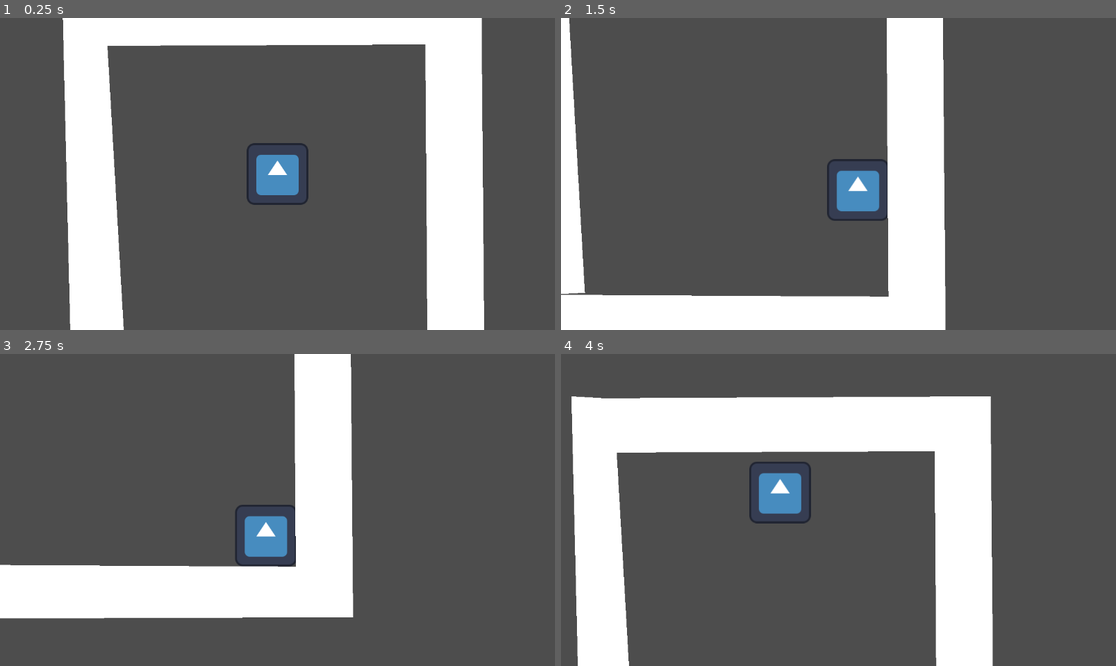
Above: before the commit, frames 1-4 (two rows, left to right).
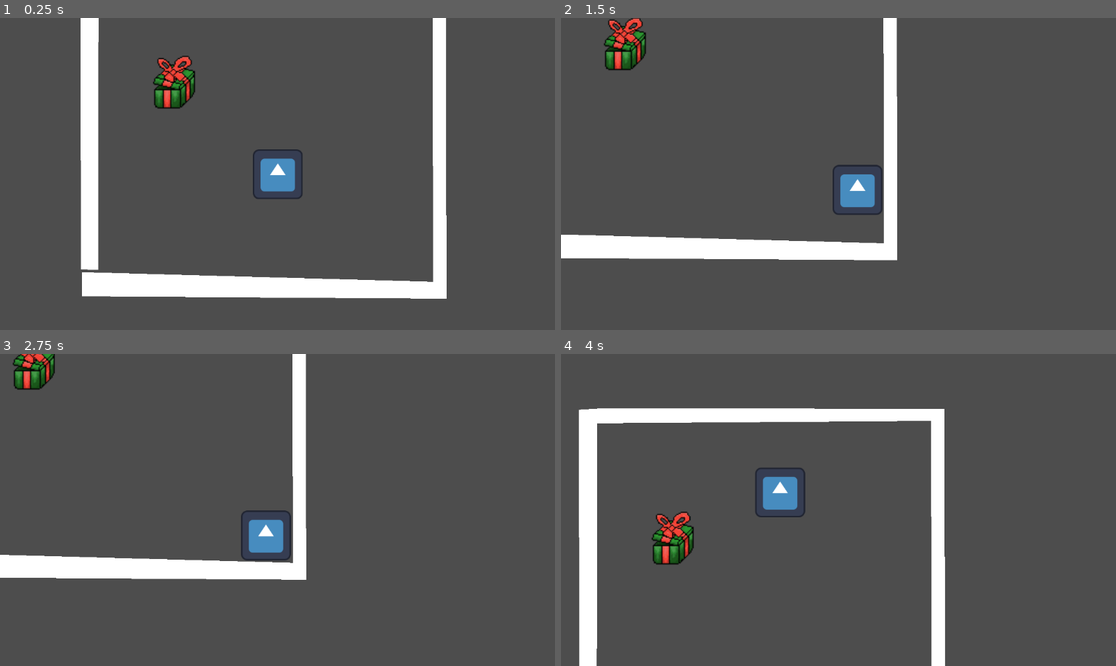
Above: after the commit, the same moments.

Repository: Creative0708/mcptjam2023prototype
Game: Godot game, scene res://scene.tscn
Same seed, same stepped clock (60 frames per second), same inputs: the game is played once before the commit and once after it. The engine's default icon, where the game draws it, is replaced by a stand-in: a white triangle on a blue panel in a dark square.
Inputs (mouse positions are in pixels of both pictures, inside the frame that each line leads up to):
- Up to frame 1 (0.25 s): no input
- Up to frame 2 (1.5 s): move the mouse to (960, 158) at 0.52 s; hold D (right) 0.53-1.28 s; move the mouse to (727, 189) at 1.27 s; hold S (down) from 1.28 s (still down)
- Up to frame 3 (2.75 s): move the mouse to (333, 441) at 2.02 s; release S (down) at 2.03 s; hold D (right) from 2.03 s (still down)
- Up to frame 4 (4 s): move the mouse to (810, 572) at 2.77 s; release D (right) at 2.78 s; hold W (up) 2.78-3.53 s; move the mouse to (1005, 556) at 3.52 s; hold A (left) from 3.53 s (still down)

The runs differ from the first frame. In frame 1, 24% of the frame differs, in the area x 11-88%, y 0-100%; in frame 2, 24%; in frame 3, 17%; in frame 4, 22%.

Commit message:
added enemy sprites, code needs to be worked on

Diff:
--- /dev/null
+++ b/Enemy.gd
@@ -0,0 +1,39 @@
+extends Sprite2D
+@onready var player = $"../Player"
+var loop_num = 0
+var framesL
+var framesR
+var sprite
+# Called when the node enters the scene tree for the first time.
+func _ready():
+	framesL = [
+		load("res://present-1/pixil-frame-0.png"),
+		load("res://present-1/pixil-frame-1.png"),
+		load("res://present-1/pixil-frame-2.png"),
+		load("res://present-1/pixil-frame-3.png"),
+	]
+
+	framesR = [
+		load("res://present-2/pixil-frame-0.png"),
+		load("res://present-2/pixil-frame-1.png"),
+		load("res://present-2/pixil-frame-2.png"),
+		load("res://present-2/pixil-frame-3.png"),
+	]
+	sprite = Sprite2D.new()
+	sprite.visible = true
+	player.position.x = 10
+	player.position.y = 10
+
+
+# Called every frame. 'delta' is the elapsed time since the previous frame.
+func _process(delta):
+	sprite.texture = load("res://present-1/pixil-frame-0.png")
+
+	#loop_num += 1
+	#if loop_num > 12:
+#		loop_num = 0
+#	sprite.position = Vector2(move_toward(sprite.position.x, player.position.x, 500),move_toward(sprite.position.y, player.position.y, 500))
+#	if player.position.x > sprite.position.x:
+#		sprite.texture = framesR[floor(loop_num/4)]
+#	else:
+#		sprite.texture = framesL[floor(loop_num/4)]
--- /dev/null
+++ b/Test1.gd
@@ -0,0 +1,16 @@
+extends Sprite2D
+@onready var player = $"../Player"
+var sprite
+
+
+# Called when the node enters the scene tree for the first time.
+func _ready():
+	sprite = Sprite2D.new()
+	sprite.position.x = 5
+	sprite.position.y = 5
+
+
+# Called every frame. 'delta' is the elapsed time since the previous frame.
+func _process(delta):
+	sprite.position.x = move_toward(sprite.position.x, player.position.x, 500)
+	sprite.position.y = move_toward(sprite.position.y, player.position.y, 500)
--- a/scene.tscn
+++ b/scene.tscn
@@ -1,33 +1,51 @@
-[gd_scene load_steps=5 format=3 uid="uid://ctg02dhvcw6nm"]
+[gd_scene load_steps=8 format=3 uid="uid://ctg02dhvcw6nm"]
 
 [ext_resource type="Script" path="res://PlayerMove.gd" id="1_4qmlv"]
 [ext_resource type="Script" path="res://CameraFollow.gd" id="1_do3yg"]
 [ext_resource type="Texture2D" uid="uid://disxf14wupqph" path="res://icon.svg" id="2_qp8uv"]
+[ext_resource type="Script" path="res://Enemy.gd" id="4_qdcl6"]
+[ext_resource type="Texture2D" uid="uid://t7no55a7khbh" path="res://present-1/pixil-frame-0.png" id="5_2i03n"]
+[ext_resource type="Script" path="res://Test1.gd" id="6_8xn8a"]
 
 [sub_resource type="RectangleShape2D" id="RectangleShape2D_rymyw"]
-size = Vector2(125, 127)
+size = Vector2(128.395, 127)
 
 [node name="Node2D" type="Node2D"]
+position = Vector2(-181, 8)
 
 [node name="Camera" type="Camera2D" parent="."]
 position = Vector2(-1.5, 0.5)
 script = ExtResource("1_do3yg")
 
 [node name="Player" type="CharacterBody2D" parent="."]
+scale = Vector2(0.81, 0.81)
 script = ExtResource("1_4qmlv")
 
 [node name="Icon" type="Sprite2D" parent="Player"]
 texture = ExtResource("2_qp8uv")
 
 [node name="CollisionShape2D" type="CollisionShape2D" parent="Player"]
-position = Vector2(-1.5, 0.5)
+position = Vector2(-1.23456, 0)
+scale = Vector2(1, 1)
 shape = SubResource("RectangleShape2D_rymyw")
 
 [node name="StaticBody2D" type="StaticBody2D" parent="."]
+scale = Vector2(0.545, 0.541)
 
 [node name="CollisionPolygon2D" type="CollisionPolygon2D" parent="StaticBody2D"]
-position = Vector2(-33, -11)
-polygon = PackedVector2Array(-346, -368, 456, -372, 463, 450, -398, 453, -396, 341, 344, 345, 340, -258, -320, -255, -286, 337, -397, 343, -414, -372)
+position = Vector2(-103, 32)
+polygon = PackedVector2Array(752, -871, 763, 459, -620, 459, -626, 368, 704, 393, 726, -817, -541, -808, -566, 346, -629, 351, -617, -540, -640, -857)
 
 [node name="Polygon2D" type="Polygon2D" parent="StaticBody2D/CollisionPolygon2D"]
-polygon = PackedVector2Array(-346, -368, 456, -372, 463, 450, -398, 453, -396, 341, 344, 345, 340, -258, -320, -255, -286, 337, -397, 343, -414, -372)
+position = Vector2(-181, 8)
+polygon = PackedVector2Array(-350, -874, 942, -871, 945, 456, -444, 447, -444, 354, 894, 391, 891, -825, -380, -816, -382, 346, -447, 343, -451, -868)
+
+[node name="Enemy" type="Sprite2D" parent="."]
+visible = false
+script = ExtResource("4_qdcl6")
+
+[node name="Pixil-frame-0" type="Sprite2D" parent="."]
+position = Vector2(-204.25, -171.25)
+scale = Vector2(2.22656, 2.22656)
+texture = ExtResource("5_2i03n")
+script = ExtResource("6_8xn8a")
Binary file added: present-1/pixil-frame-0.png
Not shown, added: present-1/pixil-frame-0.png.import
Binary file added: present-1/pixil-frame-1.png
Not shown, added: present-1/pixil-frame-1.png.import
Binary file added: present-1/pixil-frame-2.png
Not shown, added: present-1/pixil-frame-2.png.import
Binary file added: present-1/pixil-frame-3.png
Not shown, added: present-1/pixil-frame-3.png.import
Binary file added: present-2/pixil-frame-0.png
Not shown, added: present-2/pixil-frame-0.png.import
Binary file added: present-2/pixil-frame-1.png
Not shown, added: present-2/pixil-frame-1.png.import
(and 5 more such lines)
